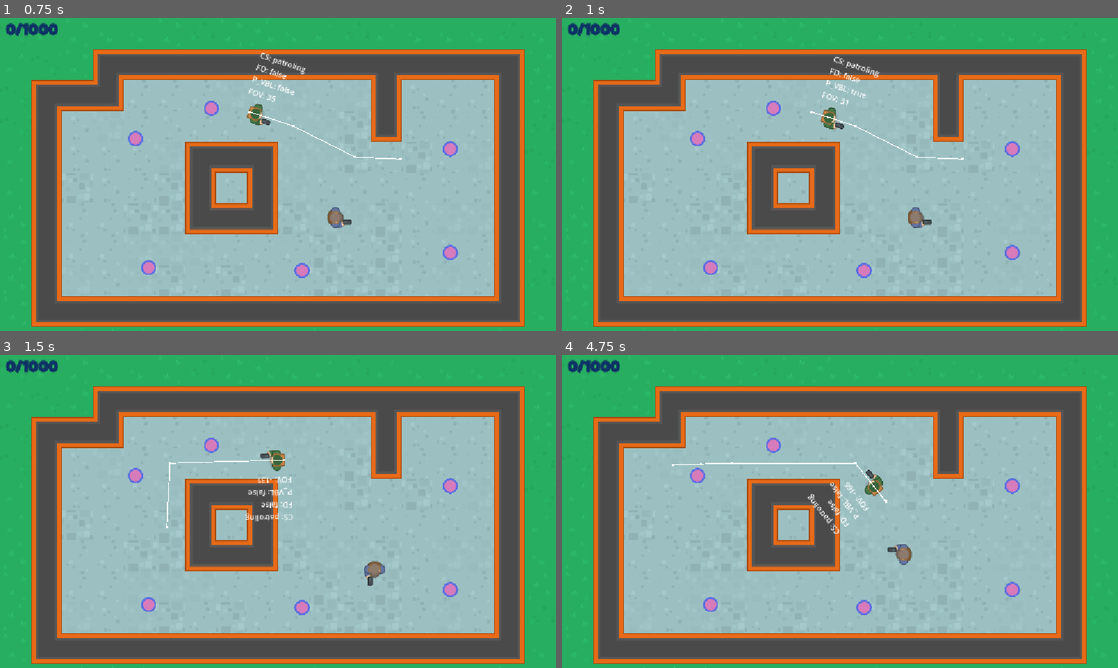
Above: before the commit, frames 1-4 (two rows, left to right).
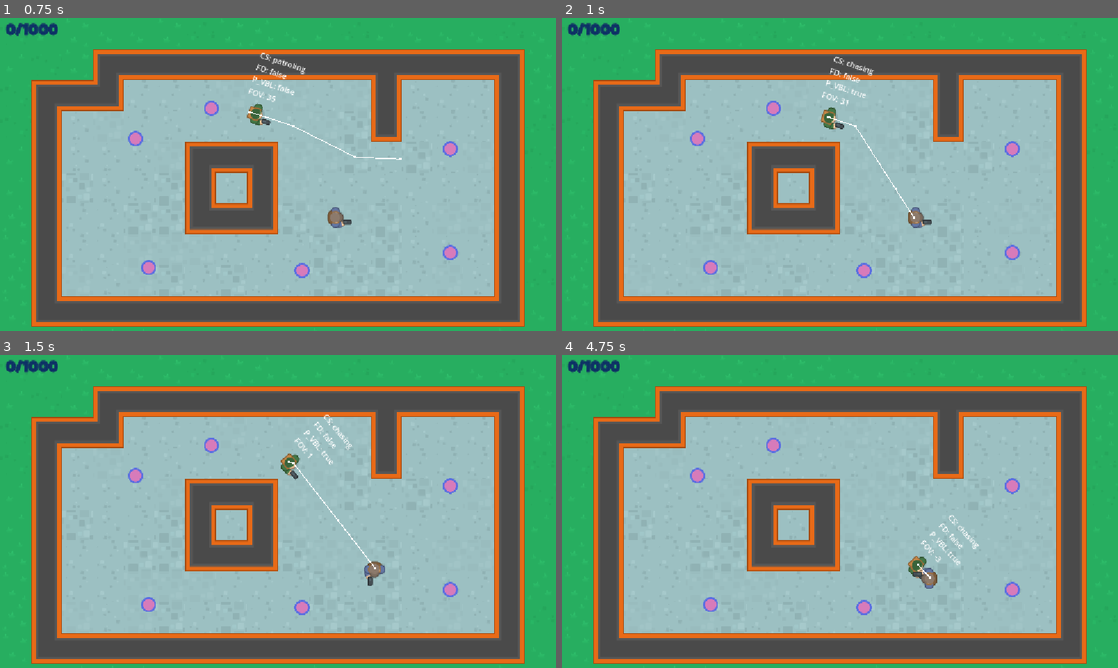
Above: after the commit, the same moments.

Repository: Mathorga/godot_training
Game: Godot game, scene res://scenes/main/main.tscn
Same seed, same stepped clock (60 frames per second), same inputs: the game is played once before the commit and once after it.
Inputs (mouse positions are in pixels of both pictures, inside the frame that each line leads up to):
- Up to frame 1 (0.75 s): tap Space at 0.5 s; move the mouse to (400, 158) at 0.52 s; hold Right (ui_right) from 0.53 s (still down); click (400, 158) at 0.6 s
- Up to frame 2 (1 s): keep holding Right (ui_right); tap Enter (ui_accept) at 0.77 s
- Up to frame 3 (1.5 s): move the mouse to (166, 527) at 1.27 s; release Right (ui_right) at 1.28 s; hold Down (ui_down) from 1.28 s (still down); click (166, 527) at 1.35 s
- Up to frame 4 (4.75 s): tap Enter (ui_accept) at 1.52, 3.02, 3.77, 4.52 s; move the mouse to (895, 442) at 2.02 s; release Down (ui_down) at 2.03 s; hold Right (ui_right) 2.03-2.78 s; click (895, 442) at 2.1 s; move the mouse to (812, 574) at 2.77 s; hold Up (ui_up) 2.78-3.53 s; click (812, 574) at 2.85 s; move the mouse to (1006, 558) at 3.52 s; hold Left (ui_left) from 3.53 s (still down); click (1006, 558) at 3.6 s; move the mouse to (673, 464) at 4.27 s; click (673, 464) at 4.35 s

Frame 1 is identical in both runs. In frame 2, 0.2% of the frame differs, in the area x 44-73%, y 14-65%; in frame 3, 1.0%; in frame 4, 1.4%, in the area x 19-75%, y 34-75%.

Commit message:
Added states to do not mind me npc

Diff:
--- a/do-not-mind-me/scenes/npc/npc.gd
+++ b/do-not-mind-me/scenes/npc/npc.gd
@@ -34,10 +34,16 @@
 	_read_waypoints()
 
 func _physics_process(_delta: float) -> void:
+	_detect_player()
 	_process_behavior()
 	_move()
 	_update_raycast()
 	_set_label()
+
+func _set_state(new_state: EnemyState) -> void:
+	if _current_state == new_state: return
+
+	_current_state = new_state
 
 func _process_behavior() -> void:
 	match _current_state:
@@ -53,10 +59,19 @@
 		_start_patrol()
 
 func _process_chasing() -> void:
-	pass
+	nav_agent.target_position = _player.global_position
 
 func _process_searching() -> void:
-	pass
+	if nav_agent.is_navigation_finished():
+		_set_state(EnemyState.patroling)
+
+func _detect_player() -> void:
+	if _can_see_player():
+		_set_state(EnemyState.chasing)
+		return
+
+	if _current_state == EnemyState.chasing:
+		_set_state(EnemyState.searching)
 
 func _update_raycast() -> void:
 	player_detector.look_at(_player.global_position)
